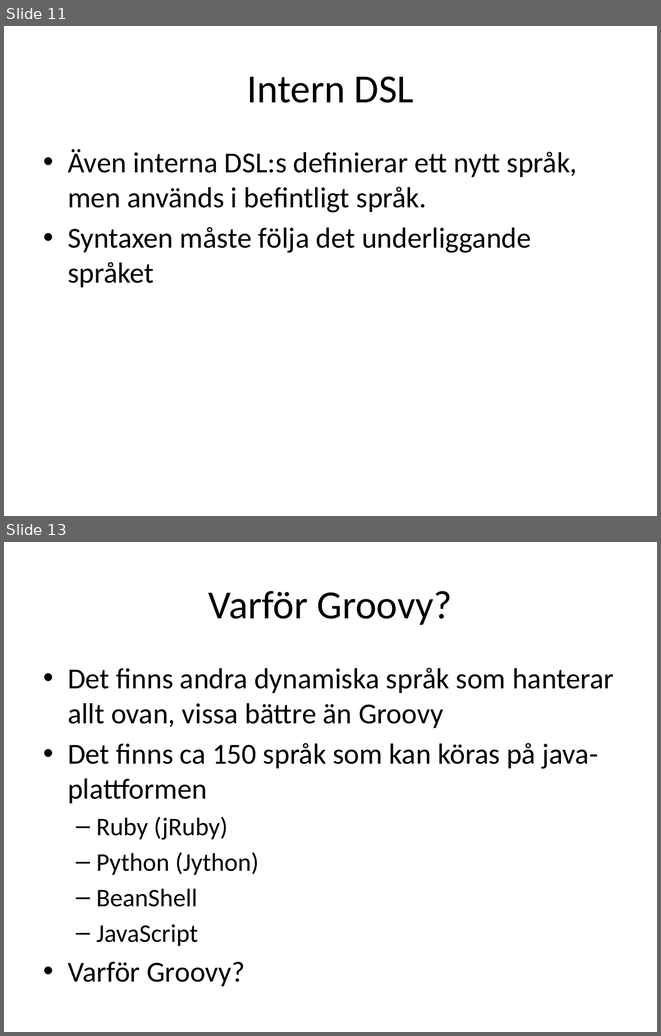
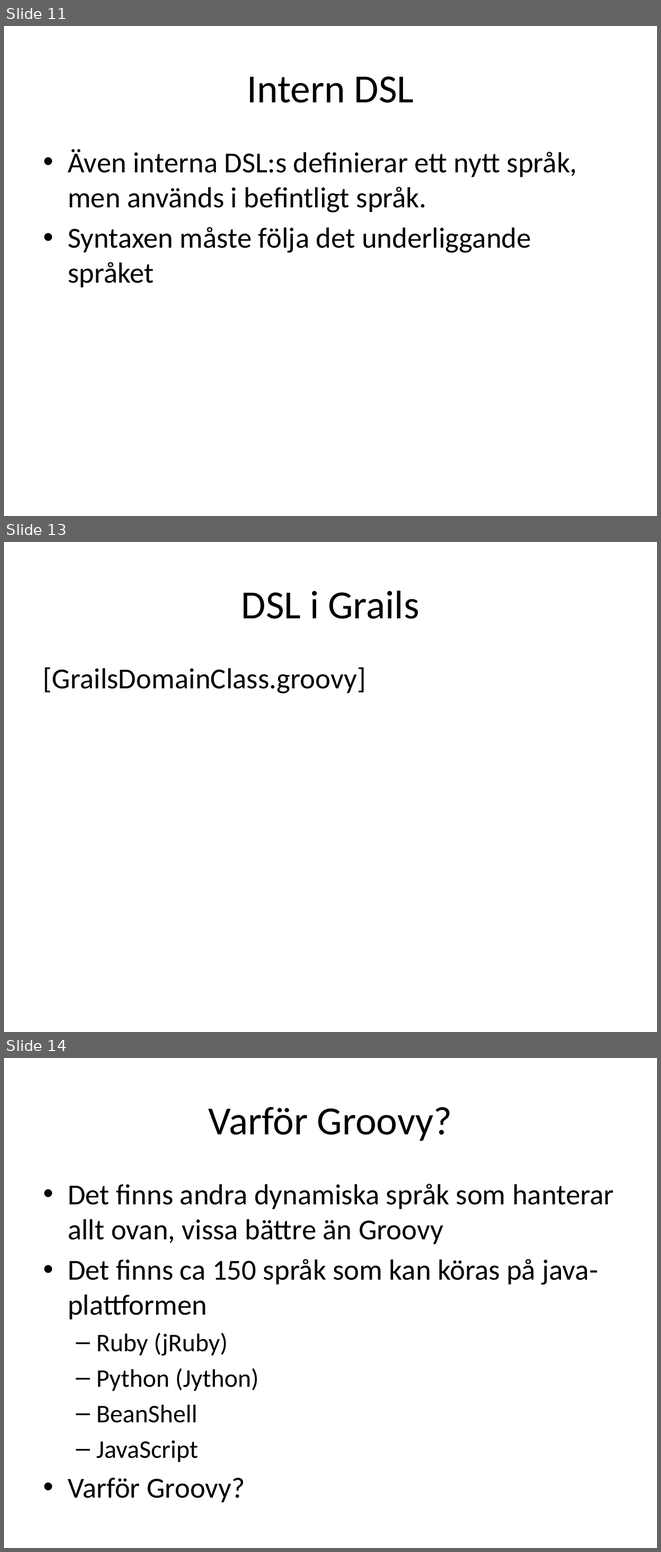
Before and after one commit to me97esn/groovyseminarium, a slide deck: groovyseminarie/dokument/groovyseminarium_source.pptx. Shown one above the other, each under a label of ours: slides 11 and 13 before the commit, slides 11, 13 and 14 after it; the slides between them are not shown. The pictures are 661x1036 and 661x1552 pixels, drawn with LibreOffice and Linux fonts; fonts in the diff are those of the drawing. Boxes give left, top, right and bottom in pixels: in the first picture for what was removed or moved away, otherwise in the second. Text is boxed around its words. In the diff, an @@ line names an element or a change of style, - is before the commit and + after.

Commit message:
lagt till grailsDomainClass

```diff
--- a/groovyseminarie/dokument/groovyseminarium_source.pptx
+++ b/groovyseminarie/dokument/groovyseminarium_source.pptx
@@ slide 13 added at (4, 542, 657, 1032), background #FFFFFF @@
@@ title added at (241, 590, 419, 619), 44 pt, text #000000 @@
+DSL i Grails
@@ text added at (43, 667, 366, 694), 32 pt, text #000000 @@
+[GrailsDomainClass.groovy]
@@ what was slide 13 is now slide 14 @@
```
Also in this commit, not shown: 4 slides changed, 5 other slides added, 1 other file.
